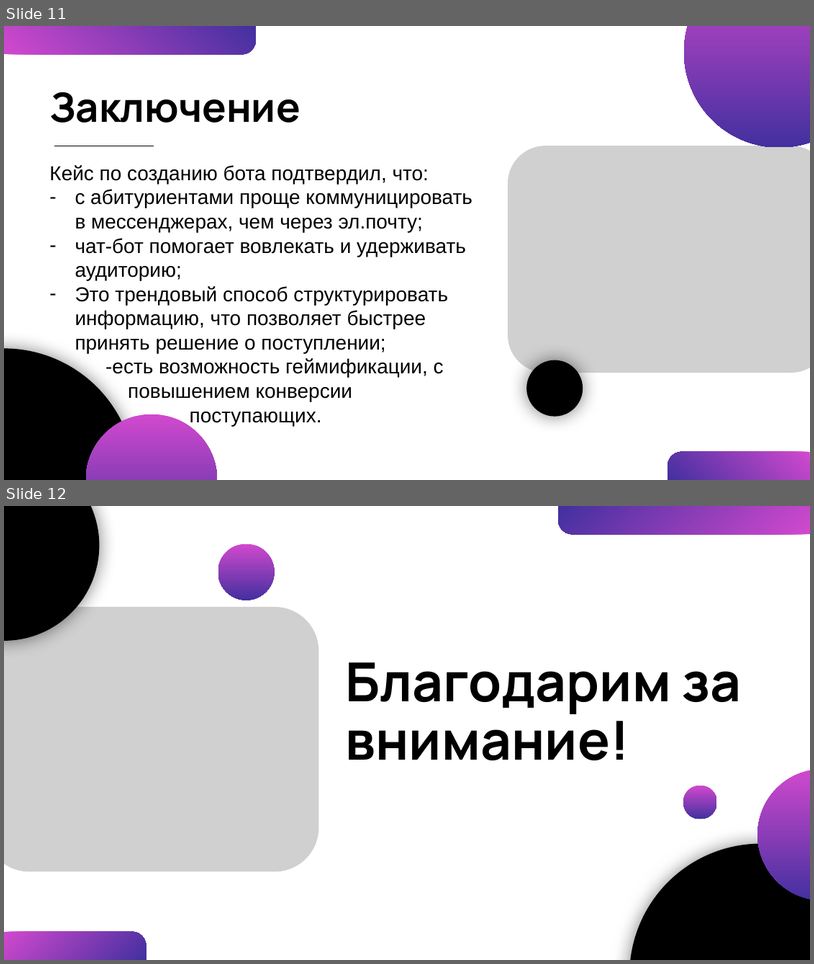
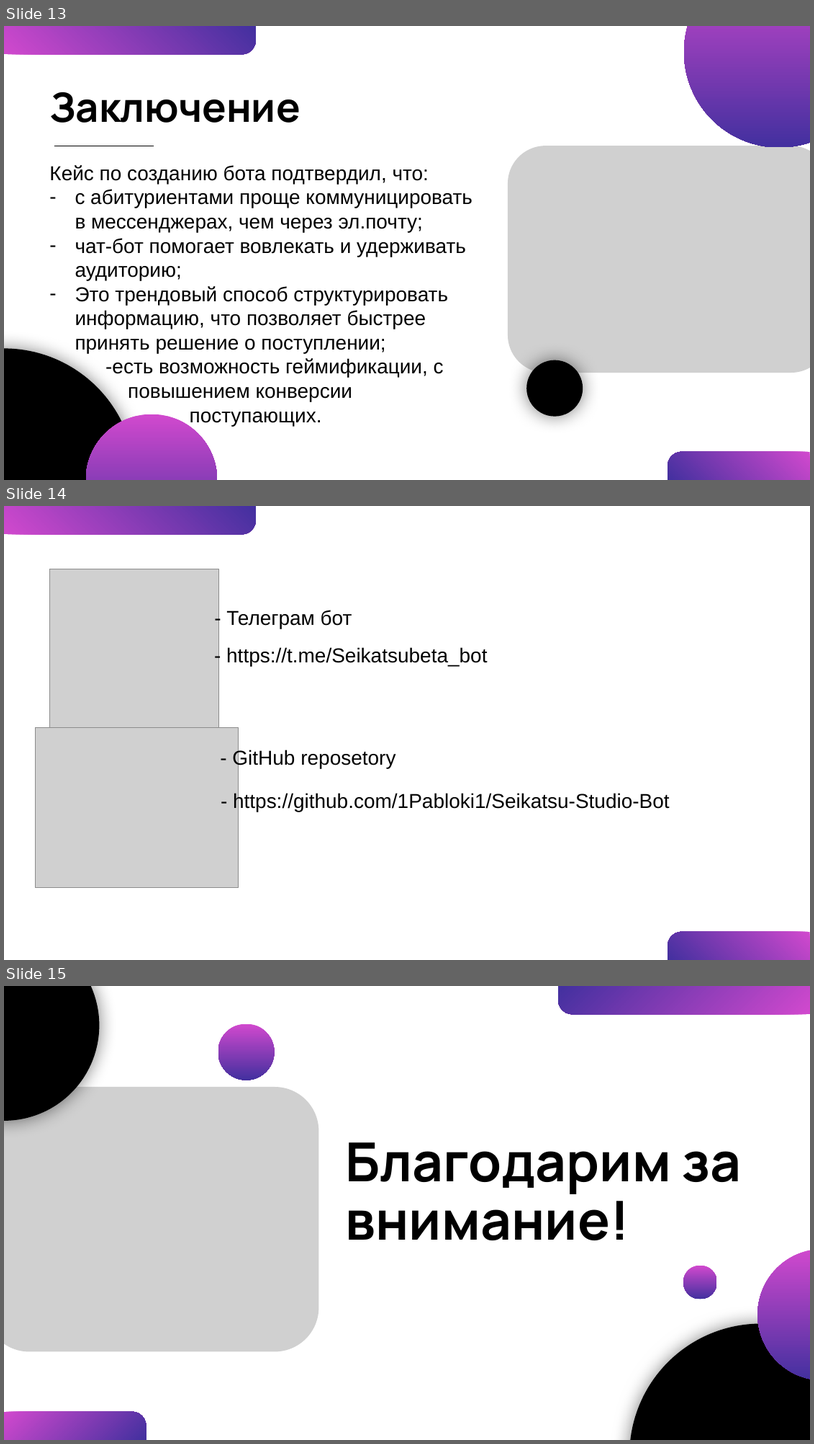
Before and after one commit to 1Pabloki1/Seikatsu-Studio-Bot, a slide deck: ChatBot finaly Presentation.pptx. Shown one above the other, each under a label of ours: slides 11 and 12 before the commit, slides 13, 14 and 15 after it. The pictures are 814x964 and 814x1444 pixels, drawn with LibreOffice and Linux fonts; fonts in the diff are those of the drawing; grey boxes stand for pictures; background and template pictures are left out. Boxes give left, top, right and bottom in pixels: in the first picture for what was removed or moved away, otherwise in the second. Text is boxed around its words. In the diff, an @@ line names an element or a change of style, - is before the commit and + after.

```diff
--- a/ChatBot finaly Presentation.pptx
+++ b/ChatBot finaly Presentation.pptx
@@ slide 14 added at [4, 506, 810, 960], background #FFFFFF; not listed: 2 template elements that a slide beside it also shows @@
@@ picture added at [50, 569, 219, 733] @@
@@ text added at [226, 610, 352, 628], 18 pt, text #000000 @@
+- Телеграм бот
@@ text added at [226, 647, 487, 666], 18 pt, text #000000 @@
+- https://t.me/Seikatsubeta_bot
@@ picture added at [36, 728, 238, 888] @@
@@ text added at [232, 749, 396, 768], 18 pt, text #000000 @@
+- GitHub reposetory
@@ text added at [233, 792, 670, 811], 18 pt, text #000000 @@
+- https://github.com/1Pabloki1/Seikatsu-Studio-Bot
@@ what was slide 11 is now slide 13 @@
@@ what was slide 12 is now slide 15 @@
```
Also in this commit, not shown: 1 slide changed, 2 other slides added.
